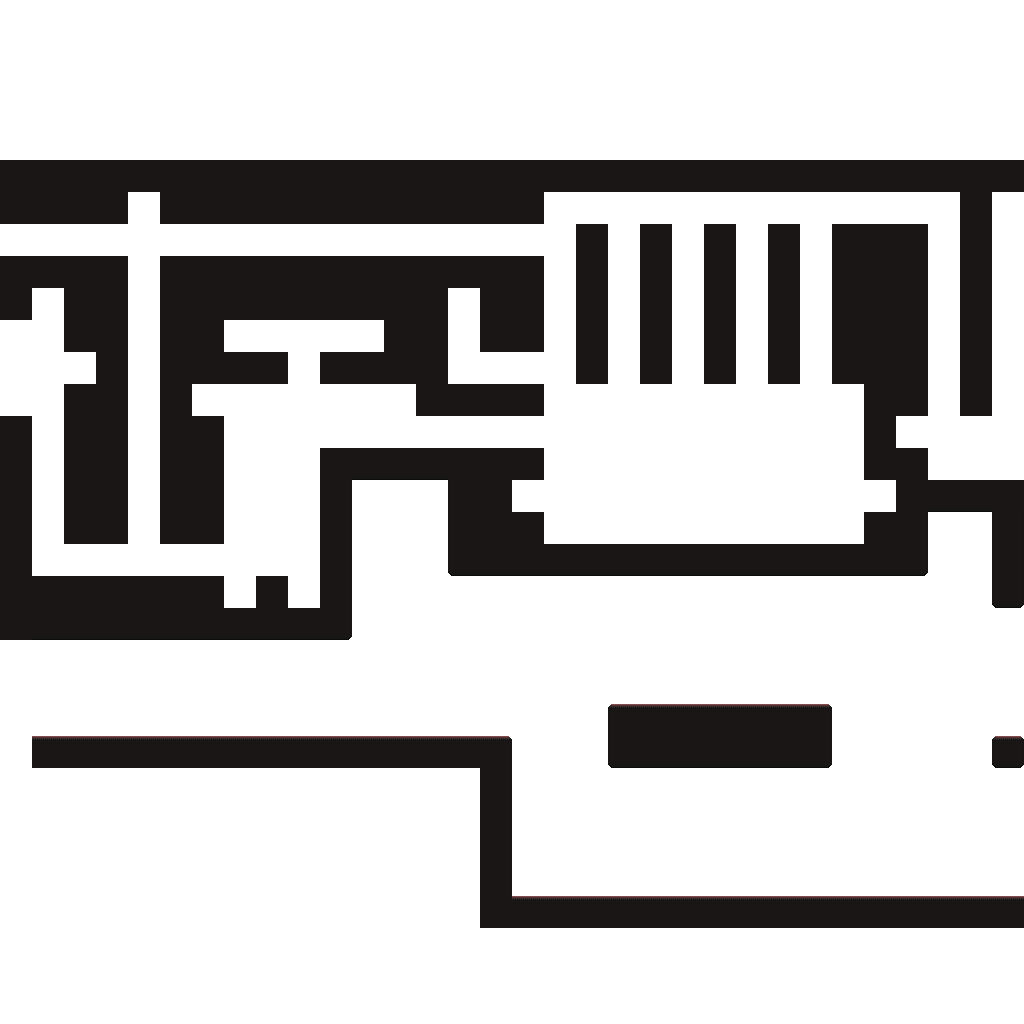
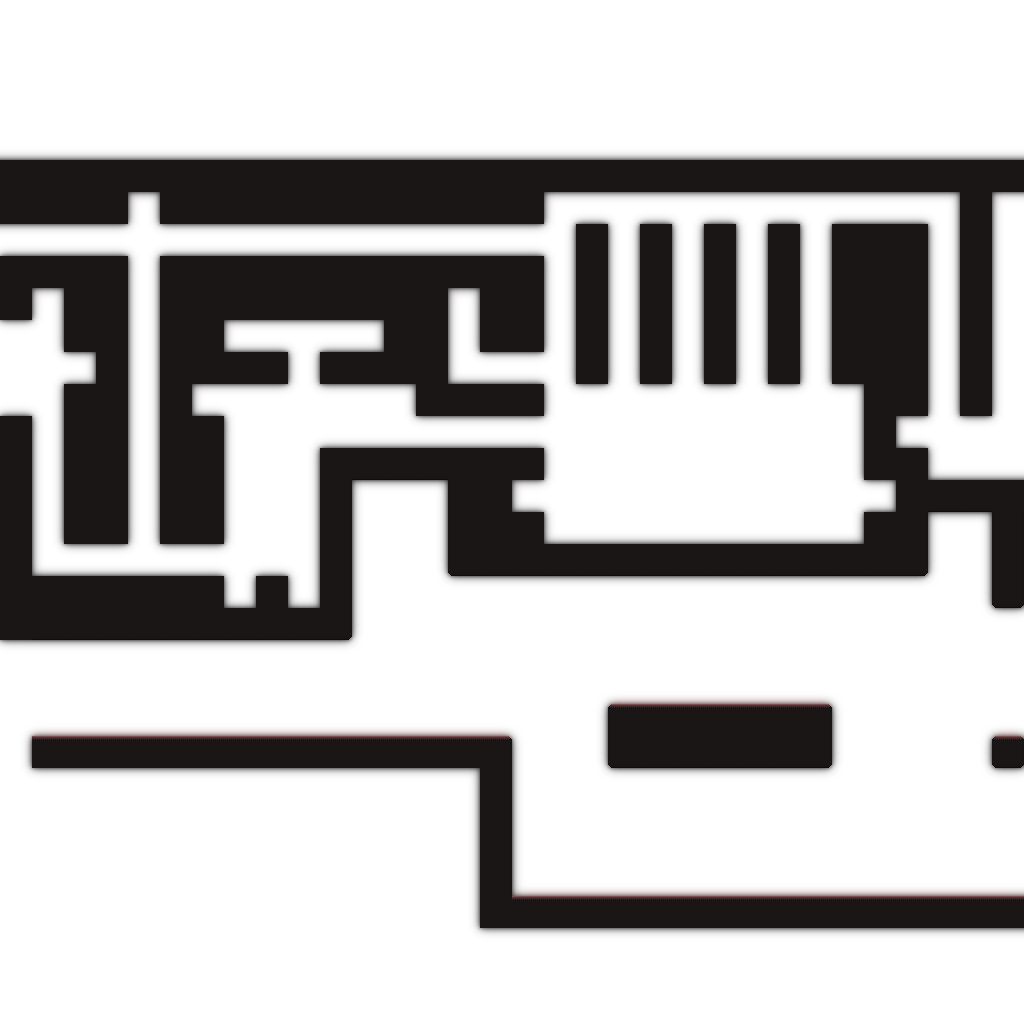
Two versions of the same layered image (1024px x 1024px). Layer-by-layer changes:
added layer "Layer 8 copy 2" above "Layer 8 copy" over <box>0,192,1024,928</box>
added layer "Layer 8 copy" (80%) above "Layer 8" over <box>0,154,1024,934</box>
"Layer 8": opacity 100% → 80%, painted on it over <box>0,149,1024,939</box>
